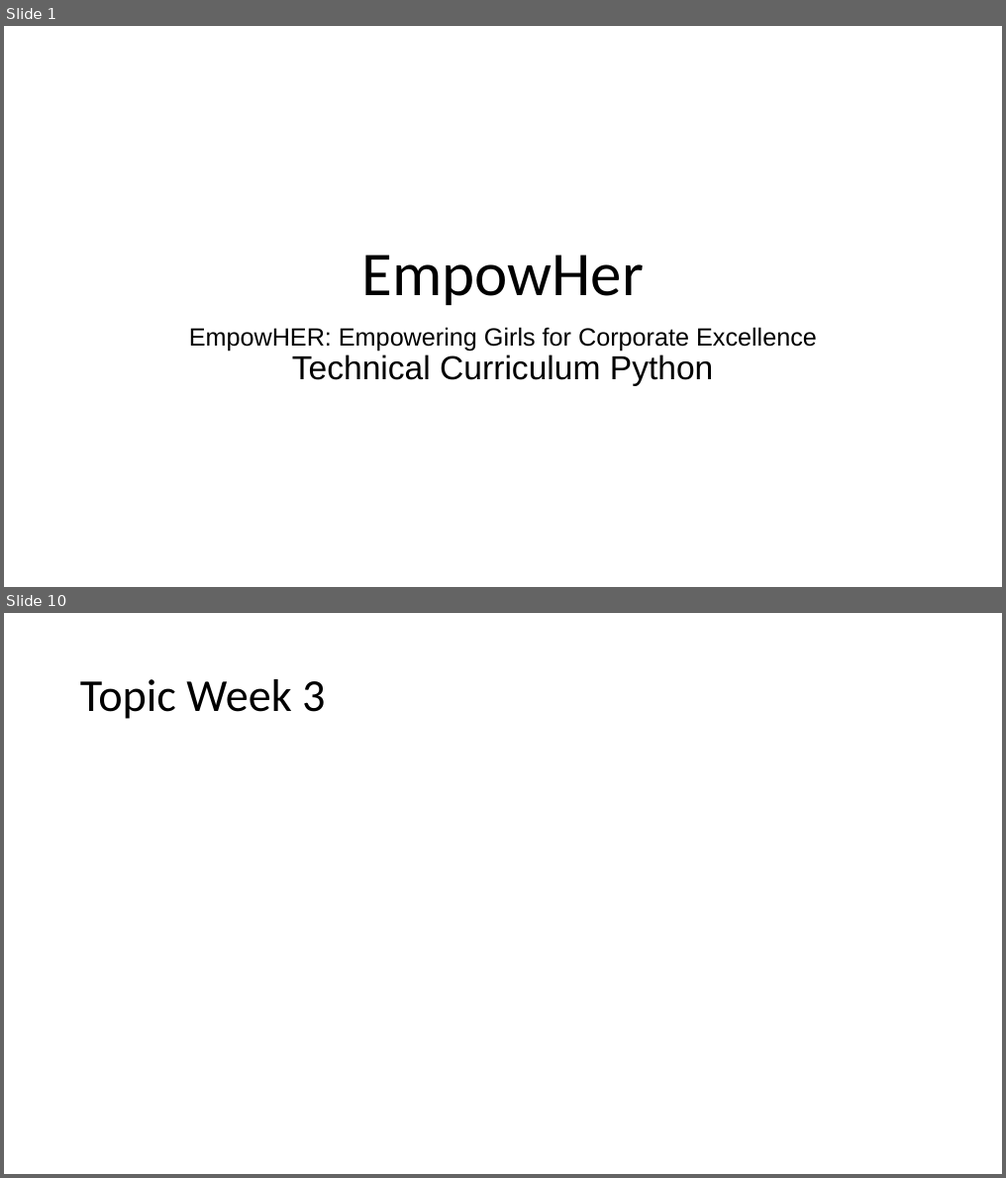
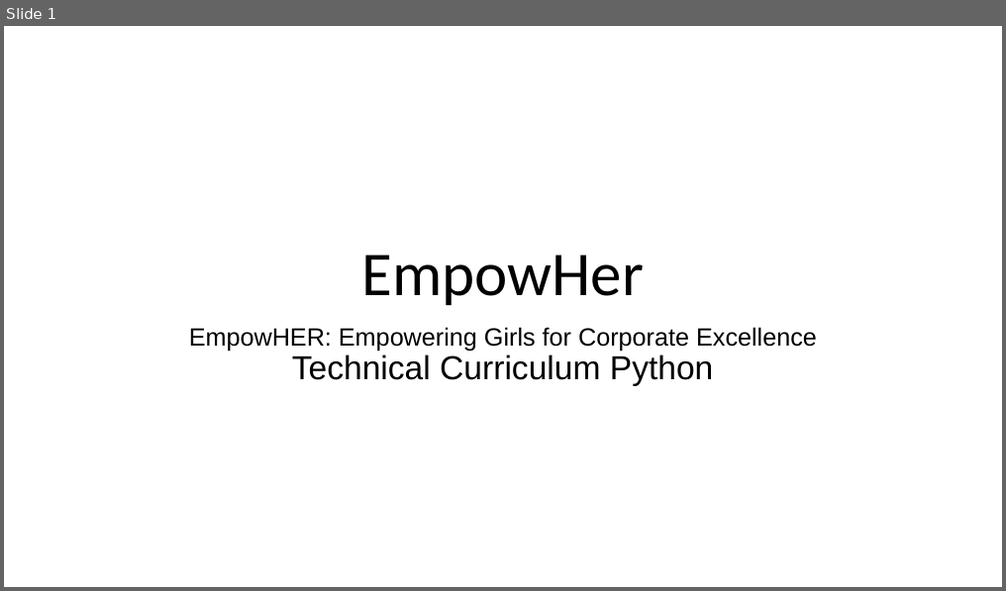
Before and after one commit to spoorthiempowher/Empowher-Curriculum, a slide deck: Python/EmpowHer - Python Curriculum.pptx. Shown one above the other, each under a label of ours: slides 1 and 10 before the commit, slide 1 after it; the slides between them are not shown. The pictures are 1006x1178 and 1006x591 pixels, drawn with LibreOffice and Linux fonts; fonts in the diff are those of the drawing. Boxes give left, top, right and bottom in pixels: in the first picture for what was removed or moved away, otherwise in the second. Text is boxed around its words. In the diff, an @@ line names an element or a change of style, - is before the commit and + after.

```diff
--- a/Python/EmpowHer - Python Curriculum.pptx
+++ b/Python/EmpowHer - Python Curriculum.pptx
@@ slide 10 removed at (4, 613, 1002, 1174), background #FFFFFF @@
@@ title removed at (80, 679, 325, 719) @@
-Topic Week 3
```
Also in this commit, not shown: 1 slide changed, 21 other slides removed, 2 other files.
